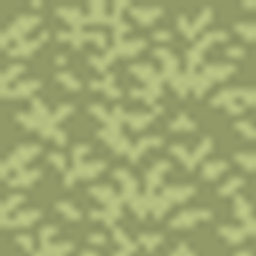
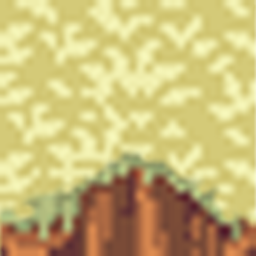
The second 256px x 256px image is a revision of the first. Changes to its layers:
showed group "transition_rochers" (4 layers) over [0, 0, 256, 256]
showed "herbe_seche" over [0, 0, 256, 256]
hid "herbe", blend normal → screen over [0, 0, 256, 256]
